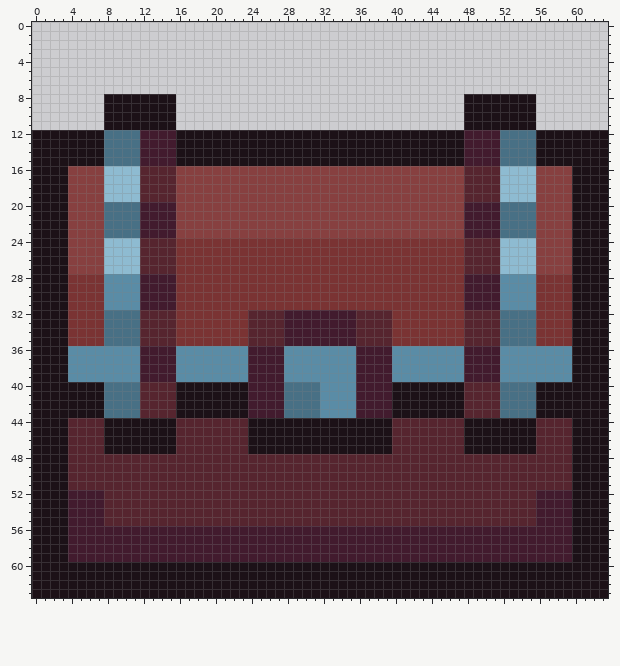
File history of a pixel-art sprite, src/rokue-like_assets/ChestHeart_x4_64_64.png. Above: the version before the commit.
The file is 64x64 pixels.
The result:
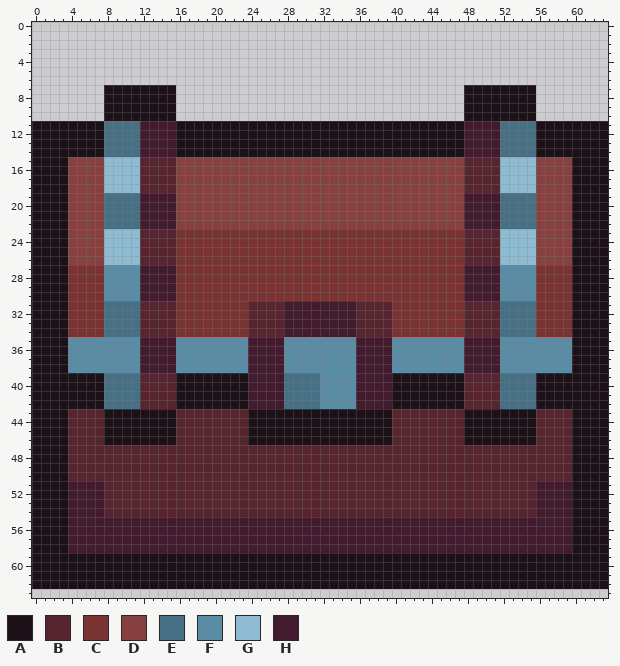
Palette (. is transparent): A #1c1117  B #56252f  C #7a3333  D #874040  E #487085  F #5a8ca6  G #8ebbd1  H #421b2e
The edit:
@@ x 0..63 @@
  6 ................................................................
- 7 ................................................................
+ 7 ........AAAAAAAA................................AAAAAAAA........
  8 ........AAAAAAAA................................AAAAAAAA........
@@ x 0..63 @@
 10 ........AAAAAAAA................................AAAAAAAA........
-11 ........AAAAAAAA................................AAAAAAAA........
+11 AAAAAAAAEEEEHHHHAAAAAAAAAAAAAAAAAAAAAAAAAAAAAAAAHHHHEEEEAAAAAAAA
 12 AAAAAAAAEEEEHHHHAAAAAAAAAAAAAAAAAAAAAAAAAAAAAAAAHHHHEEEEAAAAAAAA
@@ x 0..63 @@
 14 AAAAAAAAEEEEHHHHAAAAAAAAAAAAAAAAAAAAAAAAAAAAAAAAHHHHEEEEAAAAAAAA
-15 AAAAAAAAEEEEHHHHAAAAAAAAAAAAAAAAAAAAAAAAAAAAAAAAHHHHEEEEAAAAAAAA
+15 AAAADDDDGGGGBBBBDDDDDDDDDDDDDDDDDDDDDDDDDDDDDDDDBBBBGGGGDDDDAAAA
 16 AAAADDDDGGGGBBBBDDDDDDDDDDDDDDDDDDDDDDDDDDDDDDDDBBBBGGGGDDDDAAAA
@@ x 0..63 @@
 18 AAAADDDDGGGGBBBBDDDDDDDDDDDDDDDDDDDDDDDDDDDDDDDDBBBBGGGGDDDDAAAA
-19 AAAADDDDGGGGBBBBDDDDDDDDDDDDDDDDDDDDDDDDDDDDDDDDBBBBGGGGDDDDAAAA
+19 AAAADDDDEEEEHHHHDDDDDDDDDDDDDDDDDDDDDDDDDDDDDDDDHHHHEEEEDDDDAAAA
 20 AAAADDDDEEEEHHHHDDDDDDDDDDDDDDDDDDDDDDDDDDDDDDDDHHHHEEEEDDDDAAAA
@@ x 0..63 @@
 22 AAAADDDDEEEEHHHHDDDDDDDDDDDDDDDDDDDDDDDDDDDDDDDDHHHHEEEEDDDDAAAA
-23 AAAADDDDEEEEHHHHDDDDDDDDDDDDDDDDDDDDDDDDDDDDDDDDHHHHEEEEDDDDAAAA
+23 AAAADDDDGGGGBBBBCCCCCCCCCCCCCCCCCCCCCCCCCCCCCCCCBBBBGGGGDDDDAAAA
 24 AAAADDDDGGGGBBBBCCCCCCCCCCCCCCCCCCCCCCCCCCCCCCCCBBBBGGGGDDDDAAAA
@@ x 0..63 @@
 26 AAAADDDDGGGGBBBBCCCCCCCCCCCCCCCCCCCCCCCCCCCCCCCCBBBBGGGGDDDDAAAA
-27 AAAADDDDGGGGBBBBCCCCCCCCCCCCCCCCCCCCCCCCCCCCCCCCBBBBGGGGDDDDAAAA
+27 AAAACCCCFFFFHHHHCCCCCCCCCCCCCCCCCCCCCCCCCCCCCCCCHHHHFFFFCCCCAAAA
 28 AAAACCCCFFFFHHHHCCCCCCCCCCCCCCCCCCCCCCCCCCCCCCCCHHHHFFFFCCCCAAAA
@@ x 0..63 @@
 30 AAAACCCCFFFFHHHHCCCCCCCCCCCCCCCCCCCCCCCCCCCCCCCCHHHHFFFFCCCCAAAA
-31 AAAACCCCFFFFHHHHCCCCCCCCCCCCCCCCCCCCCCCCCCCCCCCCHHHHFFFFCCCCAAAA
+31 AAAACCCCEEEEBBBBCCCCCCCCBBBBHHHHHHHHBBBBCCCCCCCCBBBBEEEECCCCAAAA
 32 AAAACCCCEEEEBBBBCCCCCCCCBBBBHHHHHHHHBBBBCCCCCCCCBBBBEEEECCCCAAAA
@@ x 0..63 @@
 34 AAAACCCCEEEEBBBBCCCCCCCCBBBBHHHHHHHHBBBBCCCCCCCCBBBBEEEECCCCAAAA
-35 AAAACCCCEEEEBBBBCCCCCCCCBBBBHHHHHHHHBBBBCCCCCCCCBBBBEEEECCCCAAAA
+35 AAAAFFFFFFFFHHHHFFFFFFFFHHHHFFFFFFFFHHHHFFFFFFFFHHHHFFFFFFFFAAAA
 36 AAAAFFFFFFFFHHHHFFFFFFFFHHHHFFFFFFFFHHHHFFFFFFFFHHHHFFFFFFFFAAAA
@@ x 0..63 @@
 38 AAAAFFFFFFFFHHHHFFFFFFFFHHHHFFFFFFFFHHHHFFFFFFFFHHHHFFFFFFFFAAAA
-39 AAAAFFFFFFFFHHHHFFFFFFFFHHHHFFFFFFFFHHHHFFFFFFFFHHHHFFFFFFFFAAAA
+39 AAAAAAAAEEEEBBBBAAAAAAAAHHHHEEEEFFFFHHHHAAAAAAAABBBBEEEEAAAAAAAA
 40 AAAAAAAAEEEEBBBBAAAAAAAAHHHHEEEEFFFFHHHHAAAAAAAABBBBEEEEAAAAAAAA
@@ x 0..63 @@
 42 AAAAAAAAEEEEBBBBAAAAAAAAHHHHEEEEFFFFHHHHAAAAAAAABBBBEEEEAAAAAAAA
-43 AAAAAAAAEEEEBBBBAAAAAAAAHHHHEEEEFFFFHHHHAAAAAAAABBBBEEEEAAAAAAAA
+43 AAAABBBBAAAAAAAABBBBBBBBAAAAAAAAAAAAAAAABBBBBBBBAAAAAAAABBBBAAAA
 44 AAAABBBBAAAAAAAABBBBBBBBAAAAAAAAAAAAAAAABBBBBBBBAAAAAAAABBBBAAAA
@@ x 0..63 @@
 46 AAAABBBBAAAAAAAABBBBBBBBAAAAAAAAAAAAAAAABBBBBBBBAAAAAAAABBBBAAAA
-47 AAAABBBBAAAAAAAABBBBBBBBAAAAAAAAAAAAAAAABBBBBBBBAAAAAAAABBBBAAAA
+47 AAAABBBBBBBBBBBBBBBBBBBBBBBBBBBBBBBBBBBBBBBBBBBBBBBBBBBBBBBBAAAA
 48 AAAABBBBBBBBBBBBBBBBBBBBBBBBBBBBBBBBBBBBBBBBBBBBBBBBBBBBBBBBAAAA
@@ x 0..63 @@
 50 AAAABBBBBBBBBBBBBBBBBBBBBBBBBBBBBBBBBBBBBBBBBBBBBBBBBBBBBBBBAAAA
-51 AAAABBBBBBBBBBBBBBBBBBBBBBBBBBBBBBBBBBBBBBBBBBBBBBBBBBBBBBBBAAAA
+51 AAAAHHHHBBBBBBBBBBBBBBBBBBBBBBBBBBBBBBBBBBBBBBBBBBBBBBBBHHHHAAAA
 52 AAAAHHHHBBBBBBBBBBBBBBBBBBBBBBBBBBBBBBBBBBBBBBBBBBBBBBBBHHHHAAAA
@@ x 0..63 @@
 54 AAAAHHHHBBBBBBBBBBBBBBBBBBBBBBBBBBBBBBBBBBBBBBBBBBBBBBBBHHHHAAAA
-55 AAAAHHHHBBBBBBBBBBBBBBBBBBBBBBBBBBBBBBBBBBBBBBBBBBBBBBBBHHHHAAAA
+55 AAAAHHHHHHHHHHHHHHHHHHHHHHHHHHHHHHHHHHHHHHHHHHHHHHHHHHHHHHHHAAAA
 56 AAAAHHHHHHHHHHHHHHHHHHHHHHHHHHHHHHHHHHHHHHHHHHHHHHHHHHHHHHHHAAAA
@@ x 0..63 @@
 58 AAAAHHHHHHHHHHHHHHHHHHHHHHHHHHHHHHHHHHHHHHHHHHHHHHHHHHHHHHHHAAAA
-59 AAAAHHHHHHHHHHHHHHHHHHHHHHHHHHHHHHHHHHHHHHHHHHHHHHHHHHHHHHHHAAAA
+59 AAAAAAAAAAAAAAAAAAAAAAAAAAAAAAAAAAAAAAAAAAAAAAAAAAAAAAAAAAAAAAAA
 60 AAAAAAAAAAAAAAAAAAAAAAAAAAAAAAAAAAAAAAAAAAAAAAAAAAAAAAAAAAAAAAAA
@@ x 0..63 @@
 62 AAAAAAAAAAAAAAAAAAAAAAAAAAAAAAAAAAAAAAAAAAAAAAAAAAAAAAAAAAAAAAAA
-63 AAAAAAAAAAAAAAAAAAAAAAAAAAAAAAAAAAAAAAAAAAAAAAAAAAAAAAAAAAAAAAAA
+63 ................................................................
